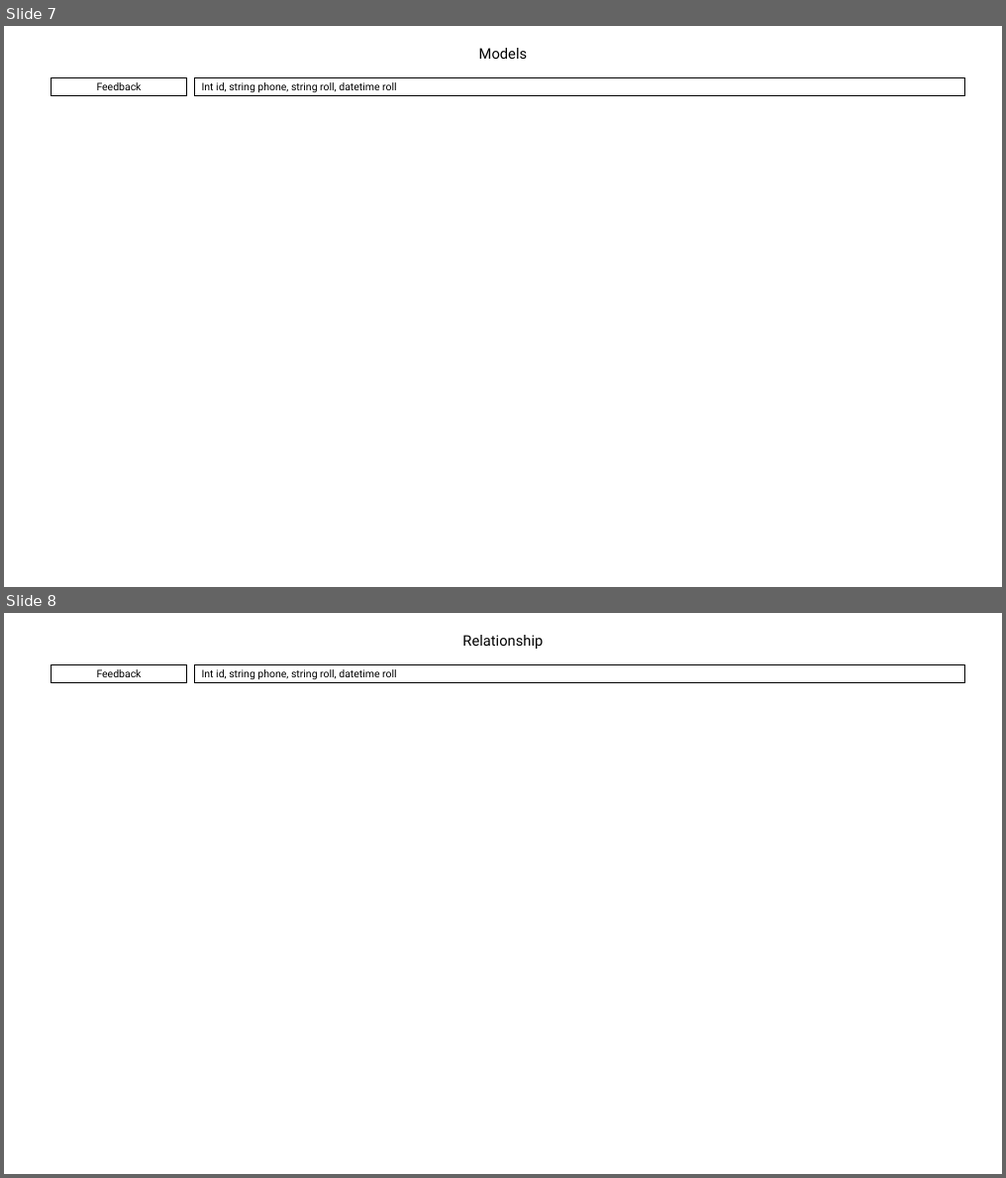
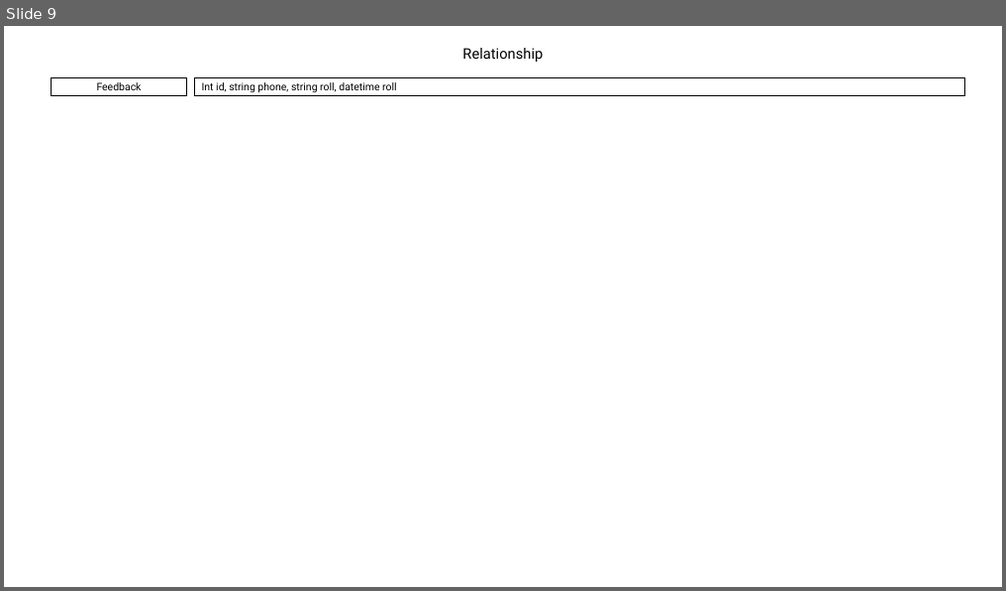
Before and after one commit to mdadalkhan/codebase, a slide deck: projects/biam_hostel_management/Overview.pptx. Shown one above the other, each under a label of ours: slides 7 and 8 before the commit, slide 9 after it. The pictures are 1006x1178 and 1006x591 pixels, drawn with LibreOffice and Linux fonts; fonts in the diff are those of the drawing. Boxes give left, top, right and bottom in pixels: in the first picture for what was removed or moved away, otherwise in the second. Text is boxed around its words. In the diff, an @@ line names an element or a change of style, - is before the commit and + after.

```diff
--- a/projects/biam_hostel_management/Overview.pptx
+++ b/projects/biam_hostel_management/Overview.pptx
@@ slide 7 removed at (4,26,1002,587), background #FFFFFF @@
@@ title removed at (479,48,528,59) @@
-Models
@@ rectangle removed at (51,77,187,95) @@
-Feedback
@@ rectangle removed at (194,77,964,95) @@
-Int id, string phone, string roll, datetime roll
@@ what was slide 8 is now slide 9 @@
```
Also in this commit, not shown: 3 slides changed, 17 slides added, 2 other slides removed, 12 other files.
